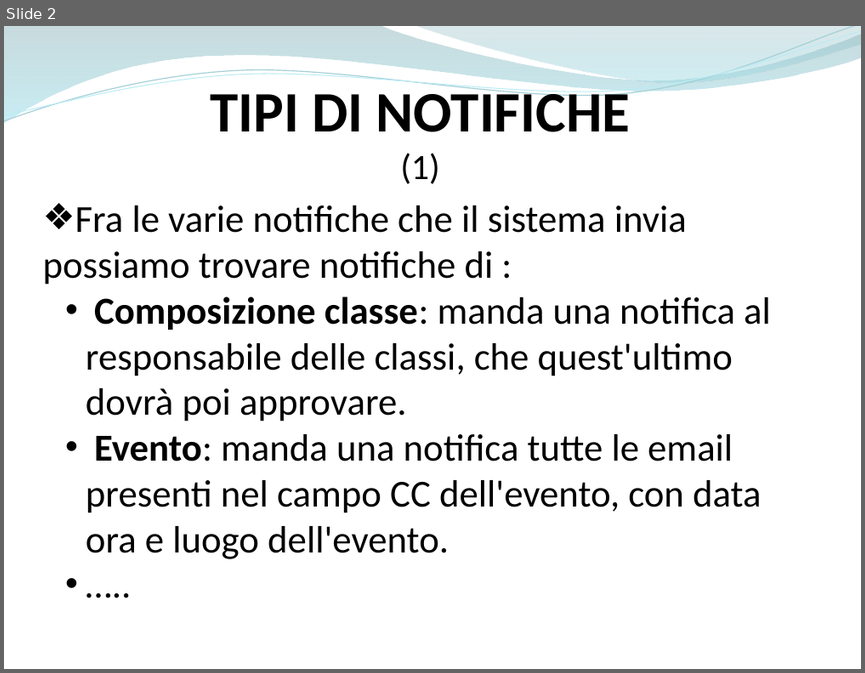
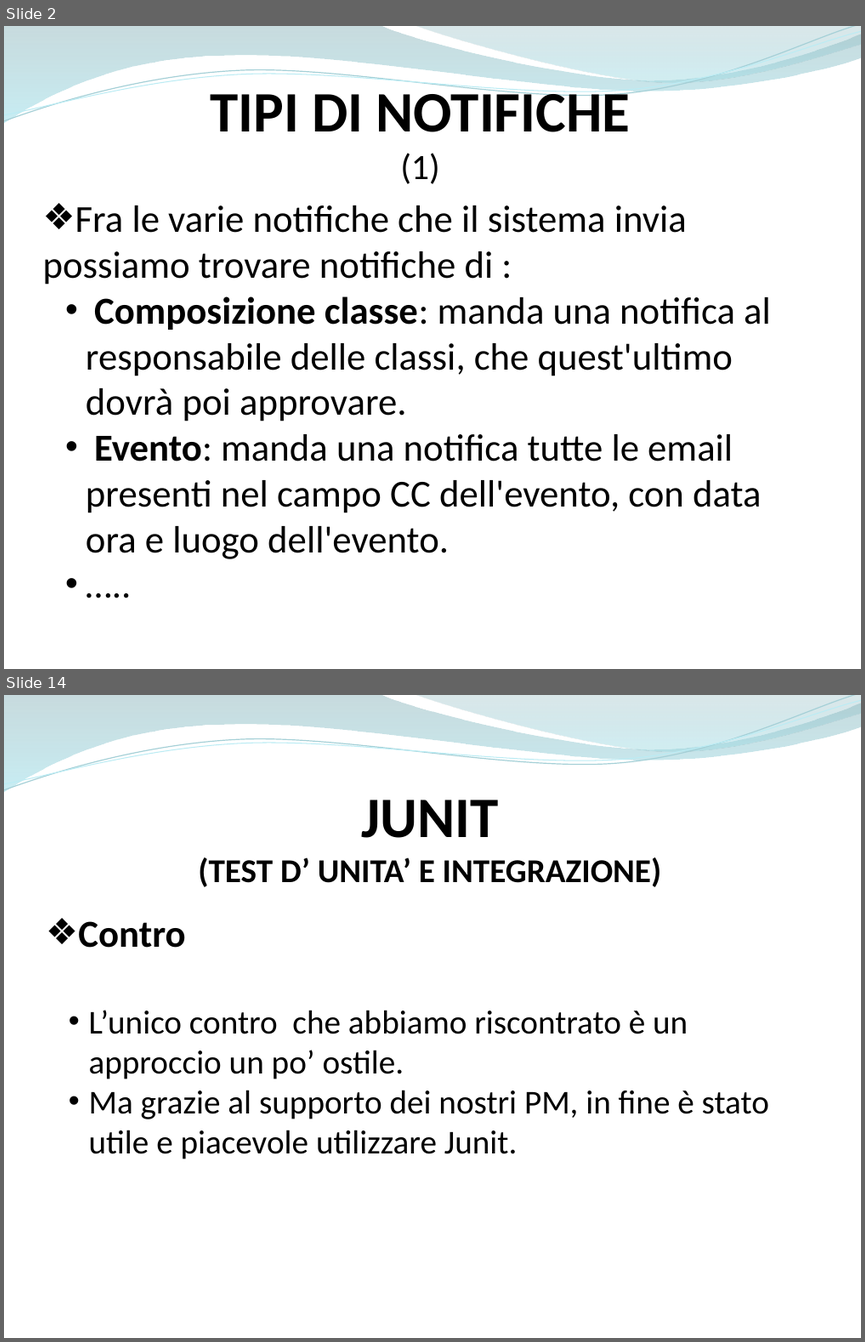
Before and after one commit to ammirate/at-silo, a slide deck: Presentazione/Atsilo1/Bottiglieri/Atsilo_A_GianfrancoB.pptx. Shown one above the other, each under a label of ours: slide 2 before the commit, slides 2 and 14 after it; the slides between them are not shown. The pictures are 865x673 and 865x1342 pixels, drawn with LibreOffice and Linux fonts; fonts in the diff are those of the drawing. Boxes give left, top, right and bottom in pixels: in the first picture for what was removed or moved away, otherwise in the second. Text is boxed around its words. In the diff, an @@ line names an element or a change of style, - is before the commit and + after.

```diff
--- a/Presentazione/Atsilo1/Bottiglieri/Atsilo_A_GianfrancoB.pptx
+++ b/Presentazione/Atsilo1/Bottiglieri/Atsilo_A_GianfrancoB.pptx
@@ slide 14 added at [4, 695, 861, 1338], background #FFFFFF; not listed: 4 template elements that a slide beside it also shows @@
@@ text added at [198, 800, 662, 887], 28 pt, text #000000, bold @@
+JUNIT
+(TEST D’ UNITA’ E INTEGRAZIONE)
@@ text added at [78, 921, 769, 1159], 28 pt, text #000000 @@
+❖ Contro
+  • L’unico contro che abbiamo riscontrato è un approccio un po’ ostile.
+  • Ma grazie al supporto dei nostri PM, in fine è stato utile e piacevole utilizzare Junit.
```
Also in this commit, not shown: 4 slides changed, 7 other slides added, 3 slides removed, 1 other file.
